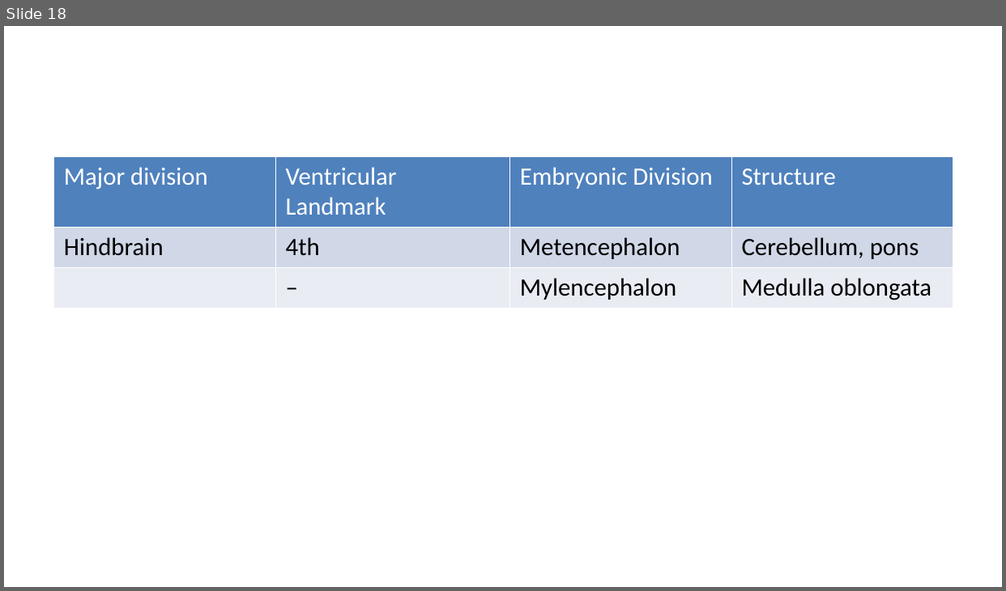
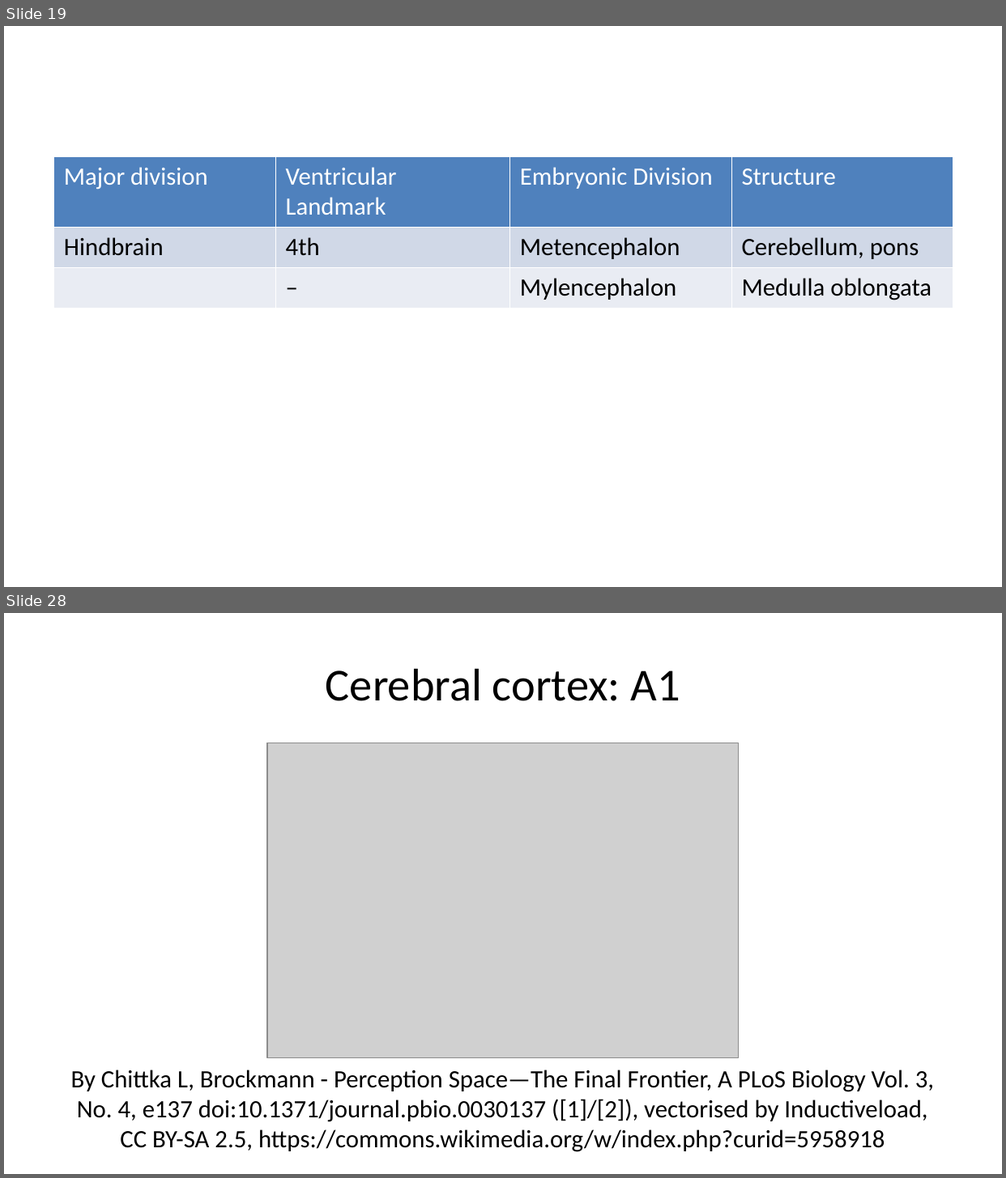
Before and after one commit to psu-psychology/psy-511-scan-fdns-2026-spring, a slide deck: docs/slides/wk-02-2026-01-22-anatomy.pptx. Shown one above the other, each under a label of ours: slide 18 before the commit, slides 19 and 28 after it; the slides between them are not shown. The pictures are 1006x591 and 1006x1178 pixels, drawn with LibreOffice and Linux fonts; fonts in the diff are those of the drawing; grey boxes stand for pictures. Boxes give left, top, right and bottom in pixels: in the first picture for what was removed or moved away, otherwise in the second. Text is boxed around its words. In the diff, an @@ line names an element or a change of style, - is before the commit and + after.

```diff
--- a/docs/slides/wk-02-2026-01-22-anatomy.pptx
+++ b/docs/slides/wk-02-2026-01-22-anatomy.pptx
@@ slide 28 added at bbox=[4, 613, 1002, 1174], background #FFFFFF @@
@@ title added at bbox=[326, 668, 680, 701], 33 pt, text #000000 @@
+Cerebral cortex: A1
@@ picture added at bbox=[267, 743, 739, 1058] @@
@@ text added at bbox=[71, 1070, 934, 1152], 18 pt, text #000000 @@
+By Chittka L, Brockmann - Perception Space—The Final Frontier, A PLoS Biology Vol. 3, No. 4, e137 doi:10.1371/journal.pbio.0030137 ([1]/[2]), vectorised by Inductiveload, CC BY-SA 2.5, https://commons.wikimedia.org/w/index.php?curid=5958918
@@ what was slide 18 is now slide 19 @@
```
Also in this commit, not shown: 13 slides changed, 39 other slides added, 9 slides removed, 58 other files.
